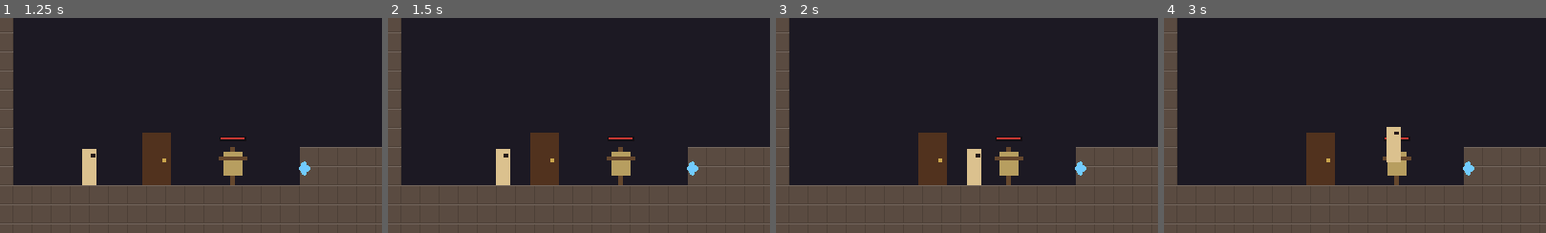
Above: before the commit, frames 1-4 (left to right).
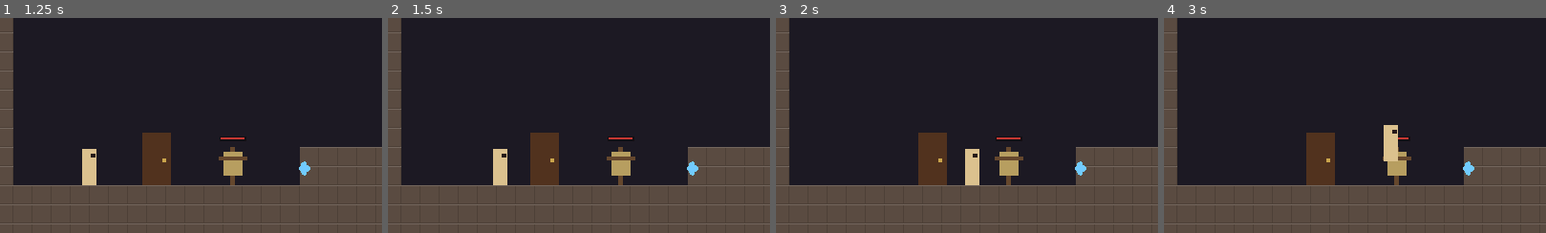
Above: after the commit, the same moments.

Repository: yuriisytnyk1996/The-Last-Sich
Game: Godot game, scene res://ui/menus/main_menu/main_menu.tscn
Two runs of this game, one before a commit and one after it. Both use one fixed random seed, a clock stepped at 60 frames per second and the inputs below.
Inputs (mouse positions are % of the whole screen's width and height, from its top left):
- Up to frame 1 (1.25 s): click "New game" at 0.5 s
- Up to frame 2 (1.5 s): tap Enter at 1.25 s; move the mouse to (72, 45) at 1.27 s; hold D (move_right) from 1.28 s (still down); tap F (heal) at 1.35 s; click (72, 45) at 1.42 s
- Up to frame 3 (2 s): keep holding D (move_right); tap Space (jump) at 1.52 s
- Up to frame 4 (3 s): release D (move_right) at 2 s; drag from (30, 55) to (21, 83) at 2.02 s; tap Space (jump) at 2.75 s; move the mouse to (60, 28) at 2.77 s; hold D (move_right) from 2.78 s (still down); tap Shift (dash) at 2.85 s
The pictures show only the part of the screen within x 1-51%, y 50-100%; the shares and areas given below are measured in that part.

Frame 1 is identical in both runs. In frame 2, 0.3% of the frame differs, in the area x 27-32%, y 60-78%; in frame 3, 0.2%; in frame 4, 0.3%, in the area x 57-62%, y 49-68%.

Commit message:
feat(rendering): smooth motion with physics interpolation
Turn on physics interpolation and drop the jitter fix, so bodies move
smoothly on 120 Hz+ screens. The player camera follows on the physics
tick. Teleports (respawn, room load, enemy reset, spawned blasts) reset
interpolation so nothing slides from its old position.

Diff:
--- a/actors/enemies/enemy.gd
+++ b/actors/enemies/enemy.gd
@@ -165,6 +165,7 @@
 ## Back to the spawn point, alive and patrolling.
 func reset() -> void:
 	global_position = _spawn_position
+	reset_physics_interpolation()
 	velocity = Vector2.ZERO
 	set_facing(start_facing)
 	_attack_cooldown = 0.0
--- a/actors/player/attacks/player_blast.gd
+++ b/actors/player/attacks/player_blast.gd
@@ -16,6 +16,7 @@
 	var blast := scene.instantiate() as PlayerBlast
 	parent.add_child(blast)
 	blast.global_position = at
+	blast.reset_physics_interpolation()
 	return blast
 
 
--- a/actors/player/player.gd
+++ b/actors/player/player.gd
@@ -187,6 +187,7 @@
 
 func respawn(at: Vector2) -> void:
 	global_position = at
+	reset_physics_interpolation()
 	velocity = Vector2.ZERO
 	drop_through.reset()
 	ladder_climb.reset()
--- a/actors/player/player.tscn
+++ b/actors/player/player.tscn
@@ -506,6 +506,7 @@
 
 [node name="Camera2D" type="Camera2D" parent="."]
 position = Vector2(0, -30)
+process_callback = 0
 position_smoothing_enabled = true
 position_smoothing_speed = 8.0
 
--- a/levels/world.gd
+++ b/levels/world.gd
@@ -115,6 +115,8 @@
 	room.enter(player, exit_name)
 	player.safe_ground.enter_room(room.scene_file_path)
 	death_penalty.place_in(room)
+	# Placed by the room or an exit: a teleport, not movement.
+	player.reset_physics_interpolation()
 	player.camera.reset_smoothing.call_deferred()
 	var rest_point := _current_rest_point()
 	if rest_point:
--- a/project.godot
+++ b/project.godot
@@ -135,6 +135,8 @@
 
 [physics]
 
+common/physics_jitter_fix=0.0
+common/physics_interpolation=true
 3d/physics_engine="Jolt Physics"
 
 [rendering]
Not shown, changed: docs/roadmap.md
Not shown, changed: docs/systems/rendering.md
